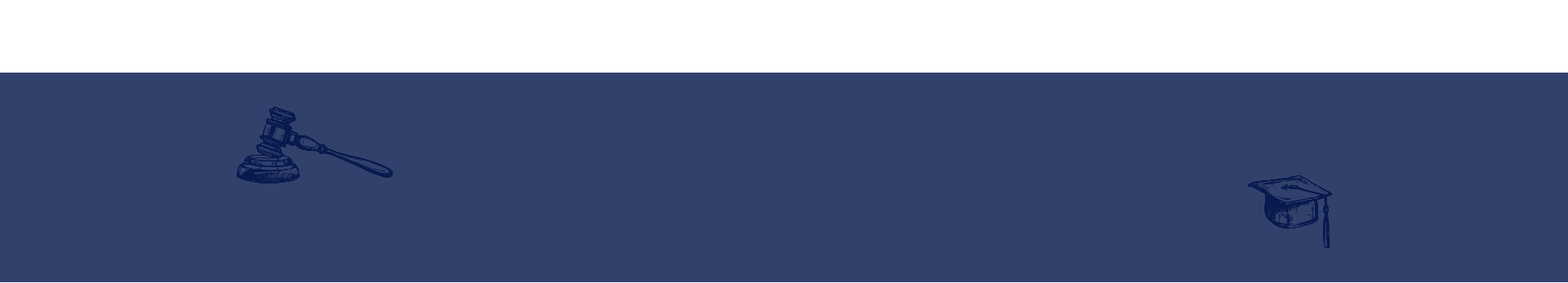
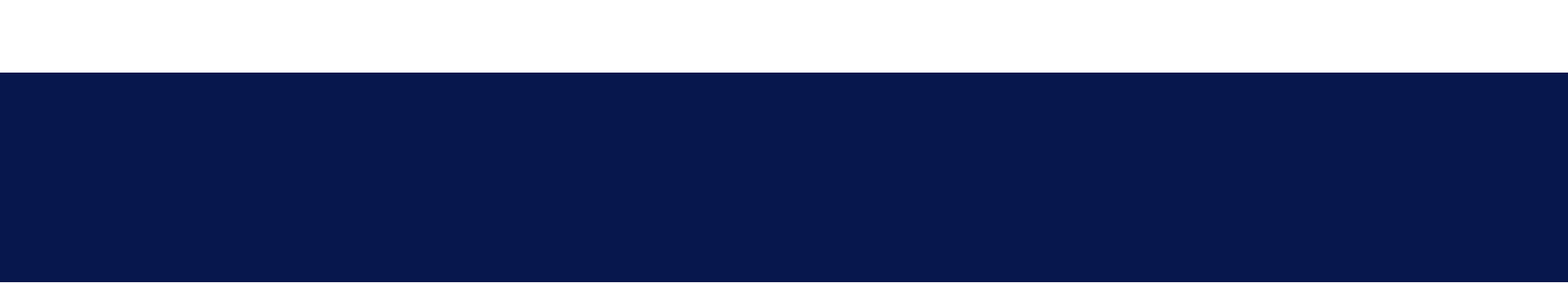
The second w=1568, h=283 image is a revision of the first. Changes to its layers:
hid group "Group 1" (3 layers) over [236, 106, 1332, 250]
painted on "Rectangle 1" over [0, 72, 1568, 283]
